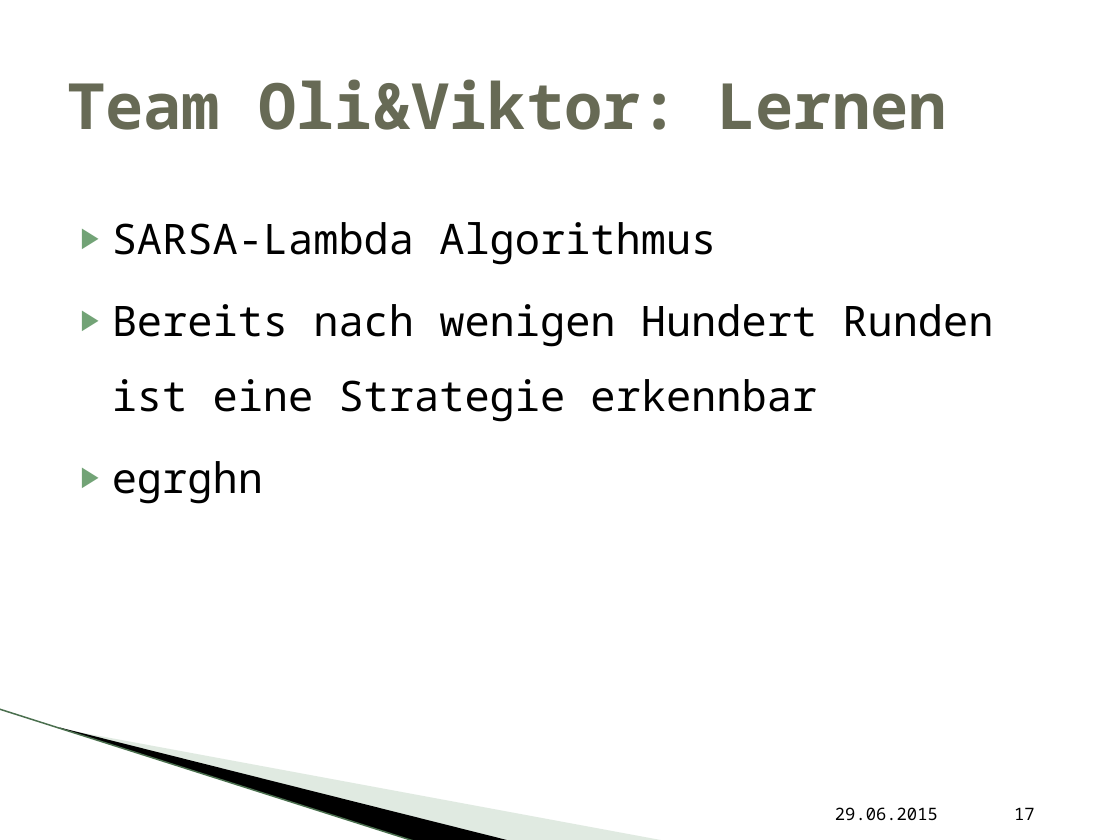
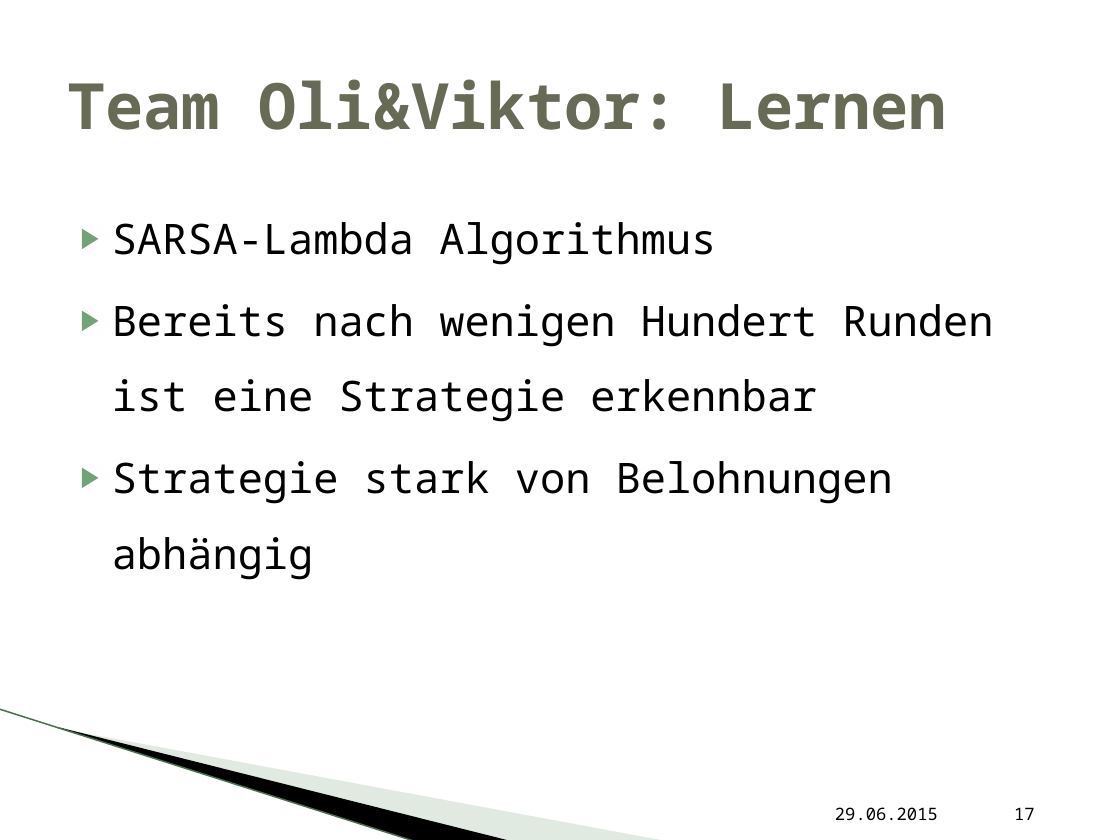
Before and after one commit to vikwin/HAW-LernendeAgenten_RC, a slide deck: slide 17 of Präsentation/LARC_Abschlusspräsentation.pptx. Drawn at 1120x840 pixels with LibreOffice and Linux fonts; fonts in the diff are those of the drawing; background and template pictures are left out. Boxes give left, top, right and bottom in pixels: in the first picture for what was removed or moved away, otherwise in the second. Text is boxed around its words. In the diff, an @@ line names an element or a change of style, - is before the commit and + after.

```diff
--- a/Präsentation/LARC_Abschlusspräsentation.pptx
+++ b/Präsentation/LARC_Abschlusspräsentation.pptx
@@ text at <box>112,461,893,580</box>: text changed @@
-▶ egrghn
+▶ Strategie stark von Belohnungen abhängig
```
